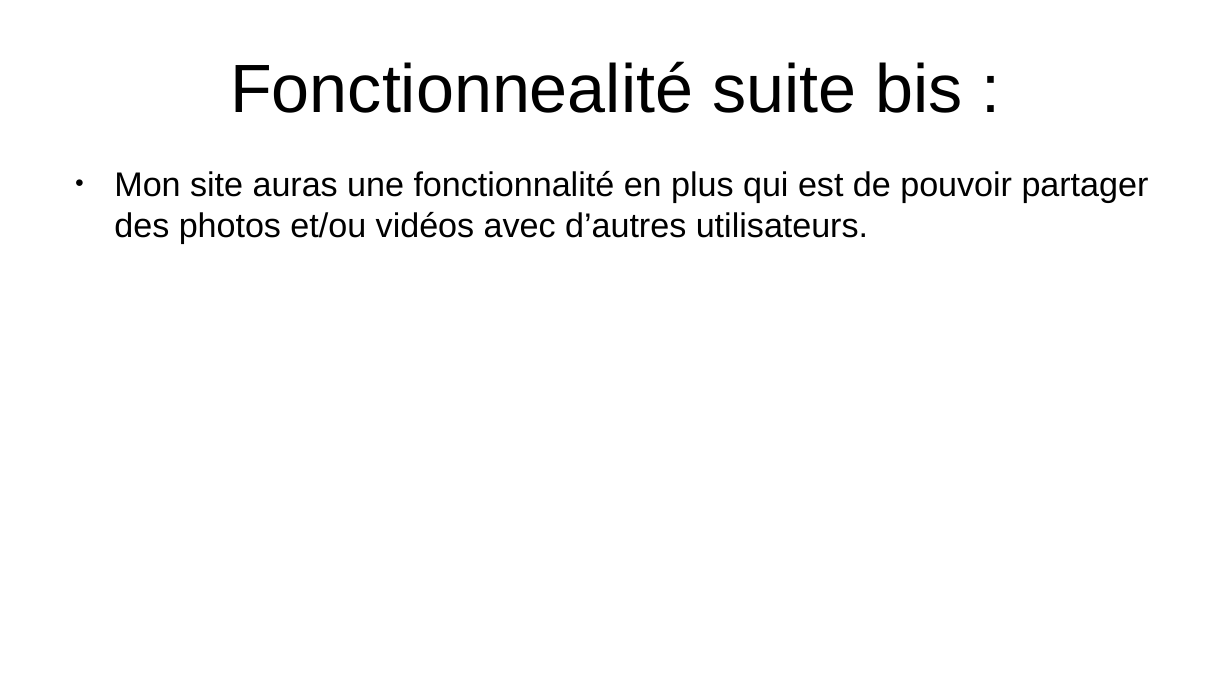
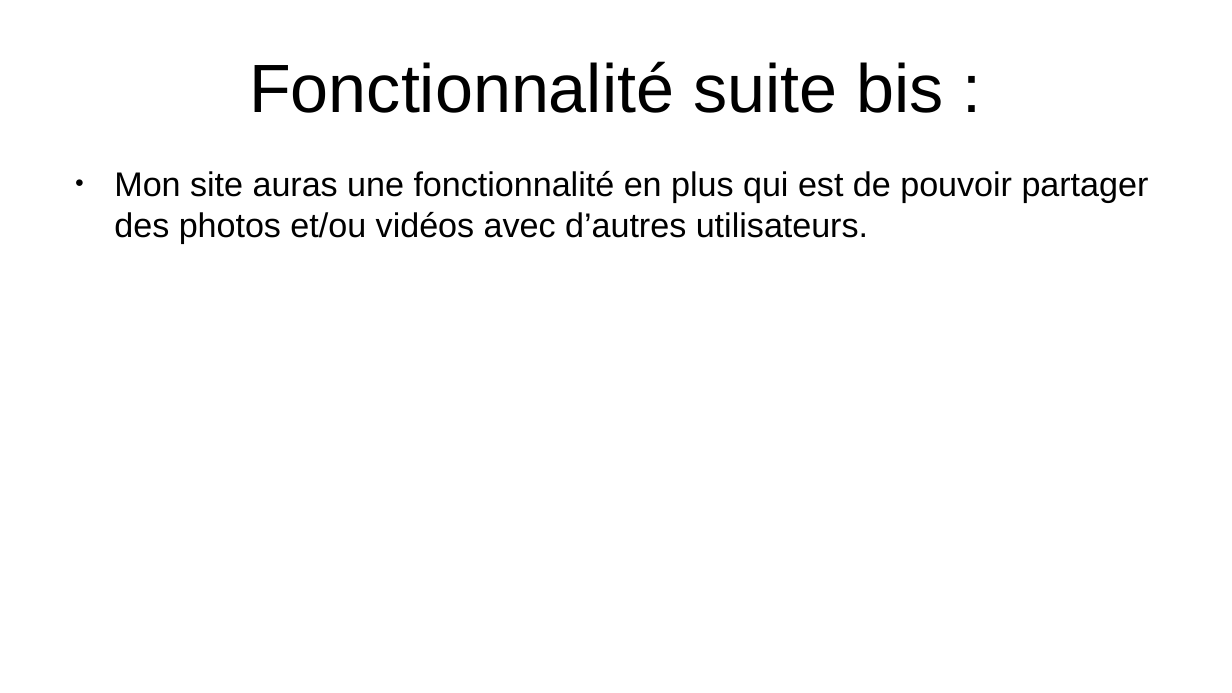
Before and after one commit to Max50603/PROJET--FINAL, a slide deck: slide 17 of PROJET/PROJET FINALE POWERPOINT.odp. Drawn at 1232x693 pixels with LibreOffice and Linux fonts; fonts in the diff are those of the drawing. Boxes give left, top, right and bottom in pixels: in the first picture for what was removed or moved away, otherwise in the second. Text is boxed around its words. In the diff, an @@ line names an element or a change of style, - is before the commit and + after.

```diff
--- a/PROJET/PROJET FINALE POWERPOINT.odp
+++ b/PROJET/PROJET FINALE POWERPOINT.odp
@@ title at box(249, 61, 943, 113): text changed @@
-Fonctionnealité suite bis :
+Fonctionnalité suite bis :
```
Also in this commit, not shown: 1 other slide changed, 1 other file.
